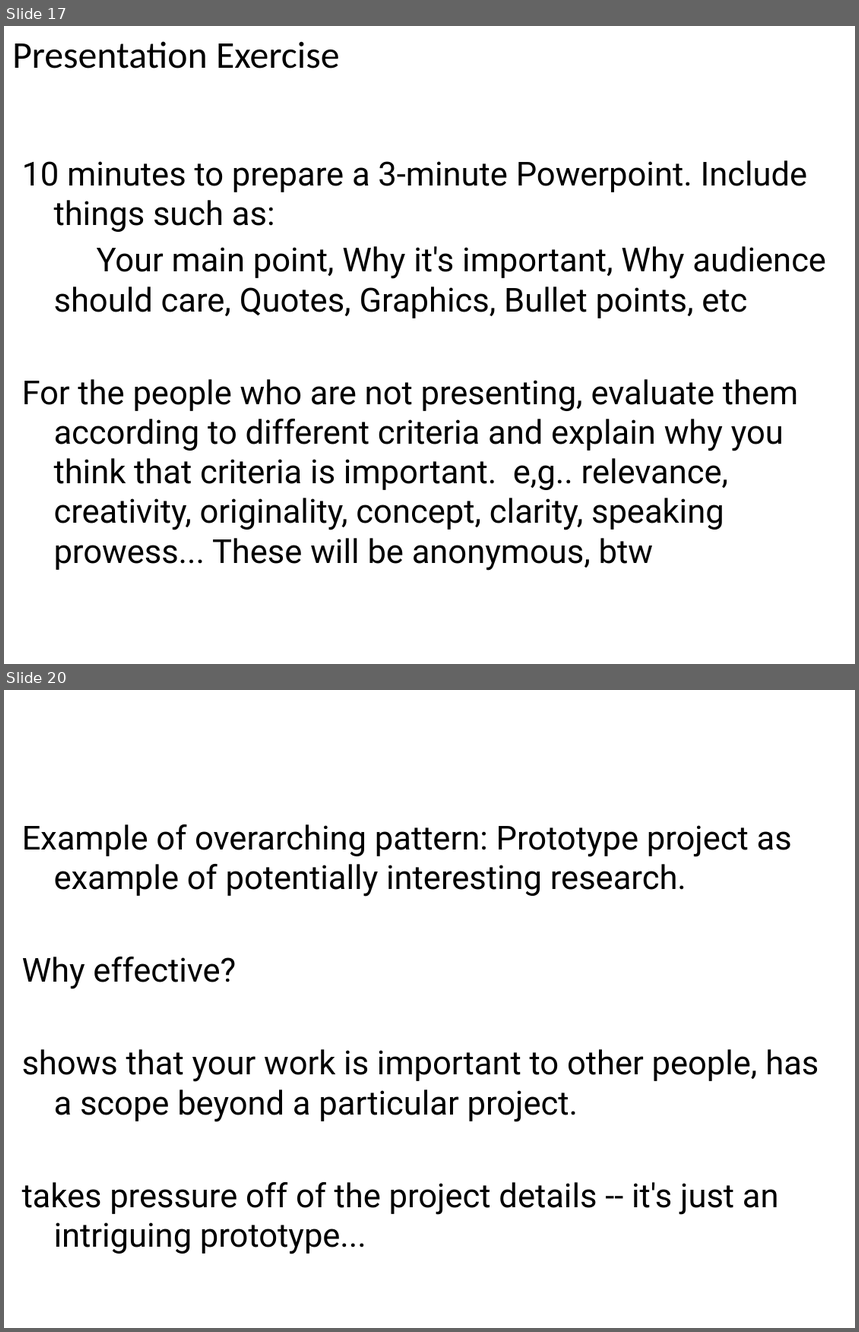
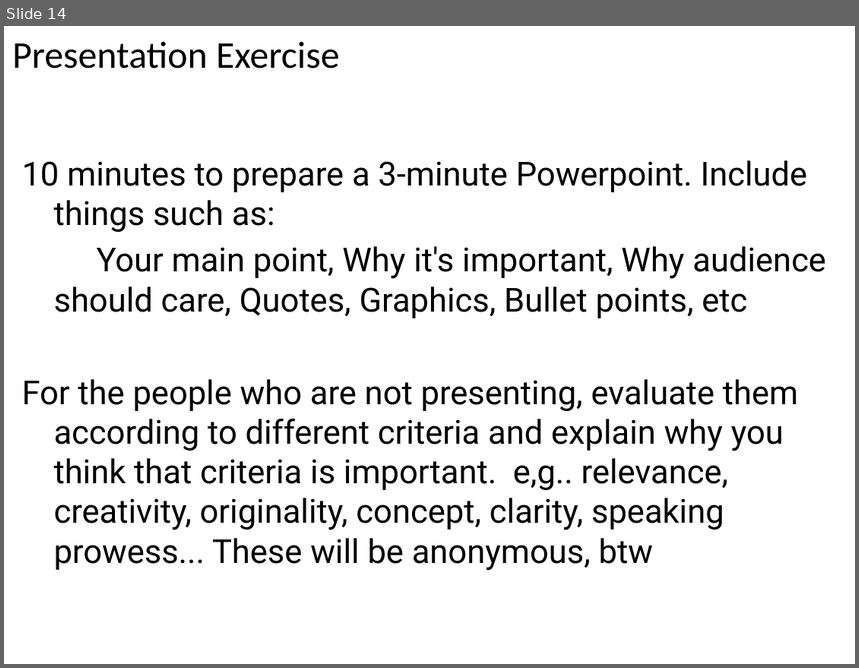
Before and after one commit to angusforbes/mat200c, a slide deck: slides/week2_day2.pptx. Shown one above the other, each under a label of ours: slides 17 and 20 before the commit, slide 14 after it; the slides between them are not shown. The pictures are 859x1332 and 859x668 pixels, drawn with LibreOffice and Linux fonts; fonts in the diff are those of the drawing. Boxes give left, top, right and bottom in pixels: in the first picture for what was removed or moved away, otherwise in the second. Text is boxed around its words. In the diff, an @@ line names an element or a change of style, - is before the commit and + after.

```diff
--- a/slides/week2_day2.pptx
+++ b/slides/week2_day2.pptx
@@ slide 20 removed at (x1=4, y1=690, x2=855, y2=1328), background #FFFFFF @@
@@ text removed at (x1=22, y1=825, x2=819, y2=1255) @@
-Example of overarching pattern: Prototype project as example of potentially interesting research.
-Why effective?
-shows that your work is important to other people, has a scope beyond a particular project.
-takes pressure off of the project details -- it's just an intriguing prototype...
@@ what was slide 17 is now slide 14 @@
```
Also in this commit, not shown: 2 slides changed, 11 other slides removed, 9 other files.
